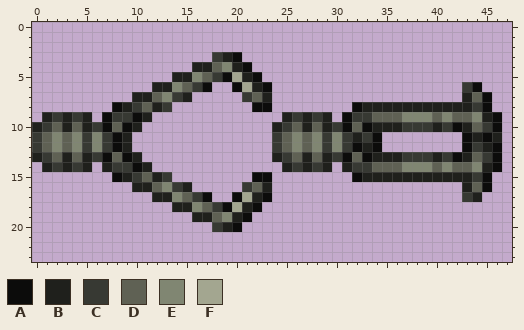
Two versions of one pixel-art sprite, content/Entities/Tools/Claw/Claw.png. This is how it looked before the edit.
The file is 48x24 pixels.
Palette (. is transparent): A #0c0c0b  B #1f201c  C #373933  D #5f6154  E #808672  F #a3a690
Pixels before, first column x 0:
 3 ..................CBA..........................
 4 ................BBDEBA.........................
 5 ..............BBEDCAFBA........................
 6 ............BBEDCA..AFBA...................CA..
 7 ..........BBDECB.....CDB...................BDA.
 8 ........ABCDBC........AA........ABBBBBBBBBBBCA.
 9 .BCBCB.ACCAB.............BCBCB.ACCDDDEEEDEDDEBA
10 BCDBDBCADAB.............BCDBDBCADABBBCCCBCABDCA
11 CDEDECECAB..............CDEDECECBCA........ABAB
12 CDEDECECAB..............CDEDECECABA........ACBA
13 BCDBDBCADAB.............BCDBDBCADABBBCCCBCABDCA
14 .BCBCB.BCCAB.............BCBCB.BCCDDDEEEDEDDEBA
15 ........ABCDBC........AA........ABBBBBBBBBBBCA.
16 ..........BBDECB.....CDB...................BDA.
17 ............BBEDCA..AFBA...................CB..
18 ..............BBEDCAFBA........................
19 ................BBDEBA.........................
20 ..................CBA..........................
And afterwards:
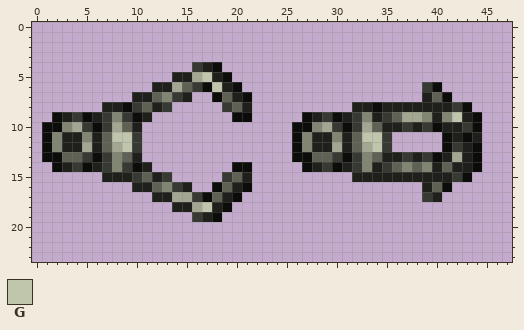
Colours new in this view: G #c0c6ac
From old to new:
Changed rows in their new state; - is an unchanged pixel.
first column x 0:
 3 ------------------...--------------------------
 4 ----------------C-A...-------------------------
 5 ----------------FGB-...------------------------
 6 --------------F---GB-...---------------CA--..--
 7 ------------------ADBA..---------------BDA-...-
 8 -------BBA---------CDB..--------B-A-------CA..-
 9 -.A--ABCE-----------AA---..ABCAB-EBC-FF-B-GBA..
10 .AAEFCACFD--------------..AAEF--CFD---B-ABBCA..
11 .A-BBEBDGGC-------------..AEBB-BDGGC-----AB--..
12 .A-BBFBDFGC-------------..AEBBFBDFGC-----ACBA..
13 .AAD-CACED--------------..AA-D--CED---B-ABF-A..
14 -.A--ABCE-----------AA---..ABCA--EBC--D-BDBBA..
15 -------BB----------CDB..--------B---------CA..-
16 ------------------ADBA..---------------BDA-...-
17 --------------FF--DB-...---------------CB--..--
18 ----------------FGB-...------------------------
19 ----------------C-A...-------------------------
20 ------------------...--------------------------
